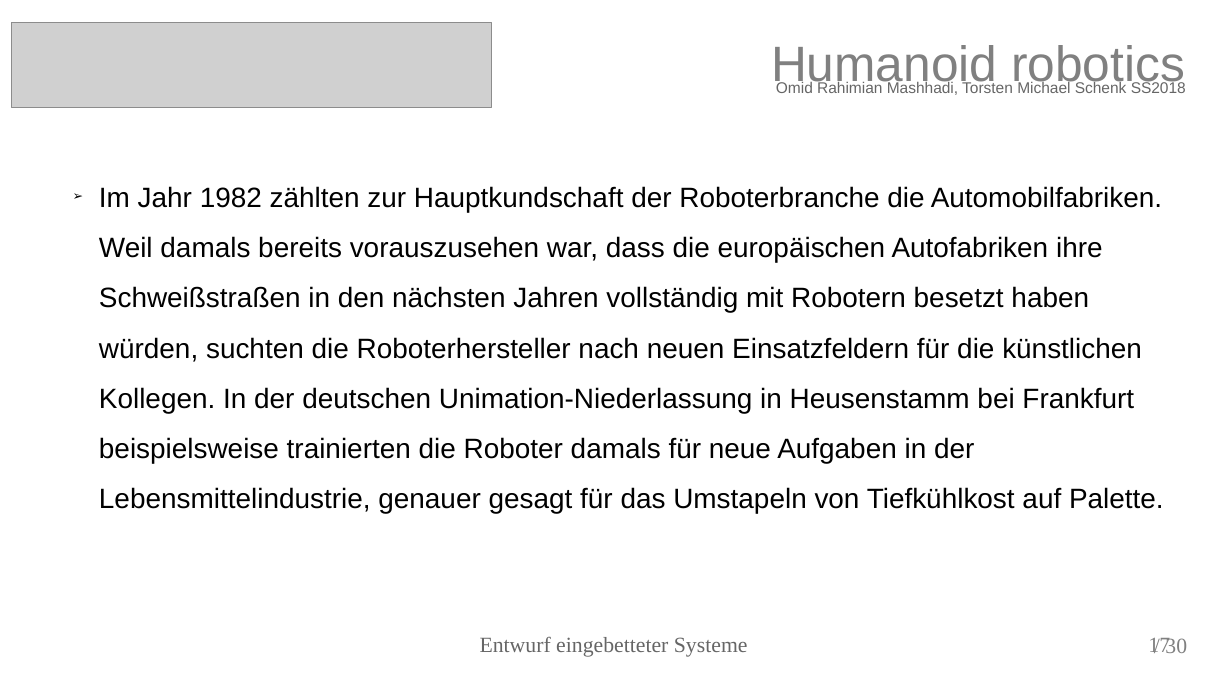
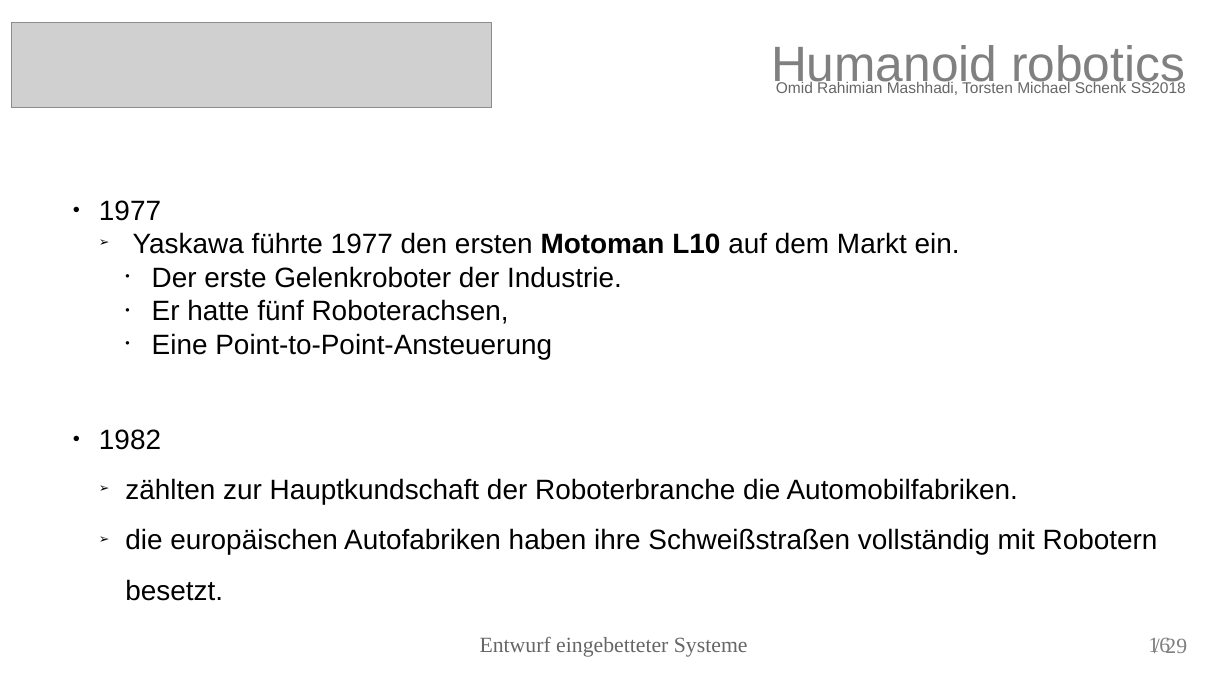
Before and after one commit to torstenschenk/beuth-avatar-ss2018, a slide deck: slide 16 of Presentation/HumanoidRobotic.odp (slide 17 before the commit). Drawn at 1232x693 pixels with LibreOffice and Linux fonts; fonts in the diff are those of the drawing; grey boxes stand for pictures. Boxes give left, top, right and bottom in pixels: in the first picture for what was removed or moved away, otherwise in the second. Text is boxed around its words. In the diff, an @@ line names an element or a change of style, - is before the commit and + after.

```diff
--- a/Presentation/HumanoidRobotic.odp
+++ b/Presentation/HumanoidRobotic.odp
@@ text at (99, 200, 1158, 601): text changed @@
-➢ Im Jahr 1982 zählten zur Hauptkundschaft der Roboterbranche die Automobilfabriken. Weil damals bereits vorauszusehen war, dass die europäischen Autofabriken ihre Schweißstraßen in den nächsten Jahren vollständig mit Robotern besetzt haben würden, suchten die Roboterhersteller nach neuen Einsatzfeldern für die künstlichen Kollegen. In der deutschen Unimation-Niederlassung in Heusenstamm bei Frankfurt beispielsweise trainierten die Roboter damals für neue Aufgaben in der Lebensmittelindustrie, genauer gesagt für das Umstapeln von Tiefkühlkost auf Palette.
+● 1977
+  ➢ Yaskawa führte 1977 den ersten Motoman L10 auf dem Markt ein.
+    • Der erste Gelenkroboter der Industrie.
+    • Er hatte fünf Roboterachsen,
+    • Eine Point-to-Point-Ansteuerung
+● 1982
+  ➢ zählten zur Hauptkundschaft der Roboterbranche die Automobilfabriken.
+  ➢ die europäischen Autofabriken haben ihre Schweißstraßen vollständig mit Robotern besetzt.
@@ page number at (1148, 637, 1170, 653): text changed @@
-17
+16
@@ text at (1165, 637, 1187, 653): text changed @@
-/ 30
+/ 29
```
Also in this commit, not shown: 26 other slides changed, 1 slide added, 2 slides removed.
